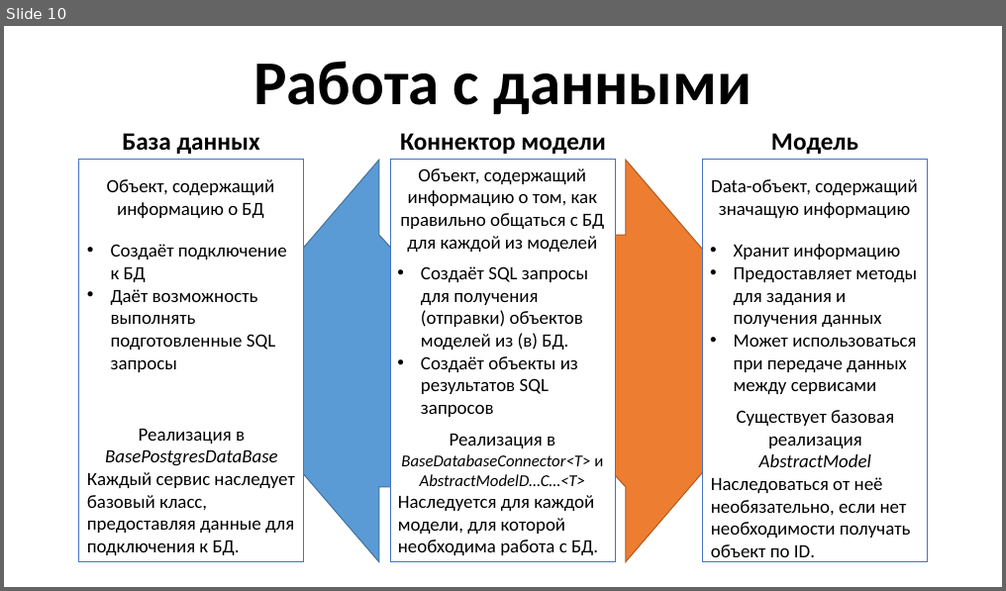
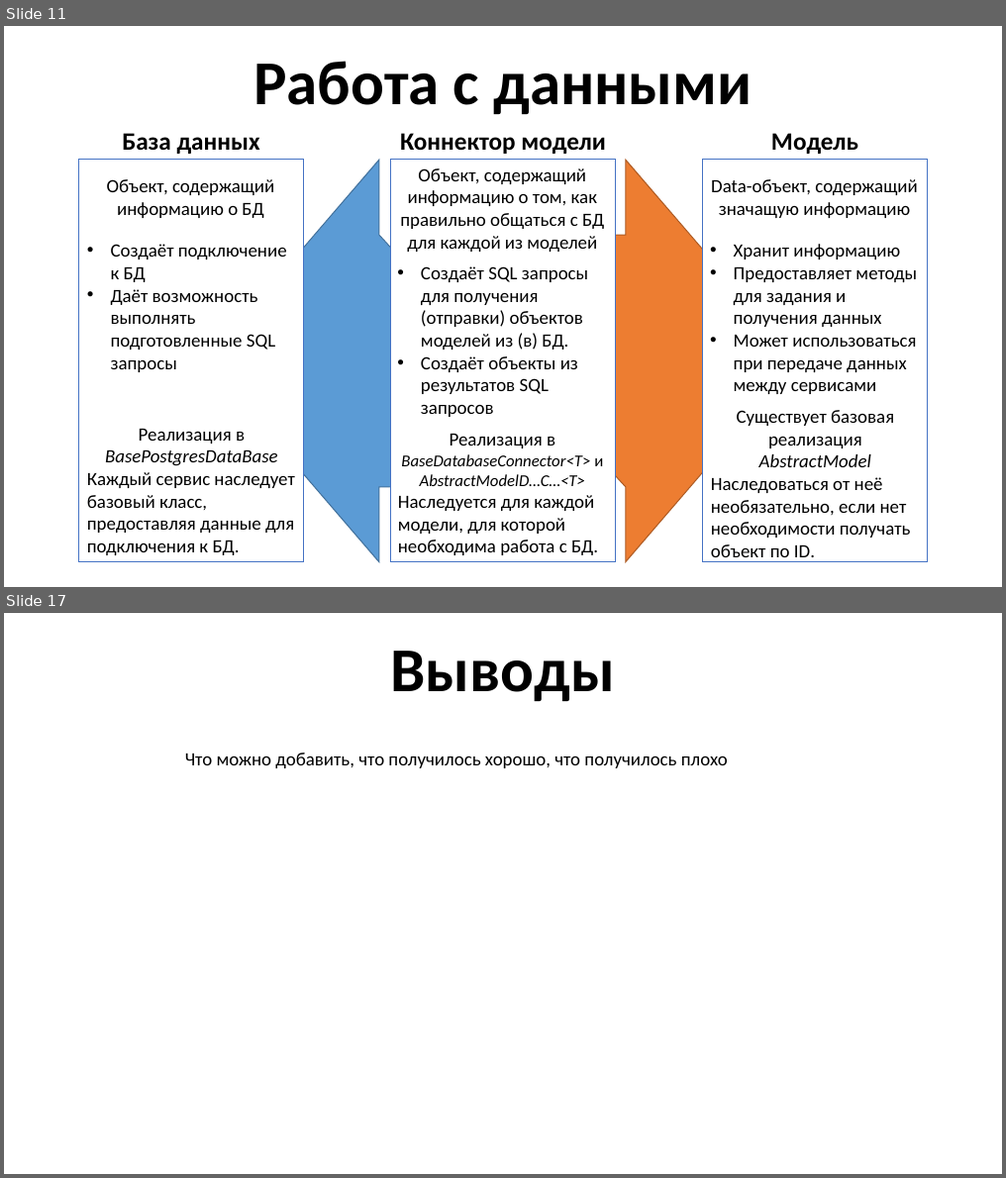
Before and after one commit to YoungTeurus/CreditAndUserServices, a slide deck: docs/Java 3 - presentation (without animation).pptx. Shown one above the other, each under a label of ours: slide 10 before the commit, slides 11 and 17 after it; the slides between them are not shown. The pictures are 1006x591 and 1006x1178 pixels, drawn with LibreOffice and Linux fonts; fonts in the diff are those of the drawing. Boxes give left, top, right and bottom in pixels: in the first picture for what was removed or moved away, otherwise in the second. Text is boxed around its words. In the diff, an @@ line names an element or a change of style, - is before the commit and + after.

```diff
--- a/docs/Java 3 - presentation (without animation).pptx
+++ b/docs/Java 3 - presentation (without animation).pptx
@@ slide 17 added at <box>4,613,1002,1174</box>, background #FFFFFF @@
@@ text added at <box>391,651,616,701</box>, 60 pt, text #000000, bold @@
+Выводы
@@ text added at <box>185,753,728,768</box>, 18 pt, text #000000 @@
+Что можно добавить, что получилось хорошо, что получилось плохо
@@ what was slide 10 is now slide 11 @@
```
Also in this commit, not shown: 1 slide changed, 6 other slides added.
